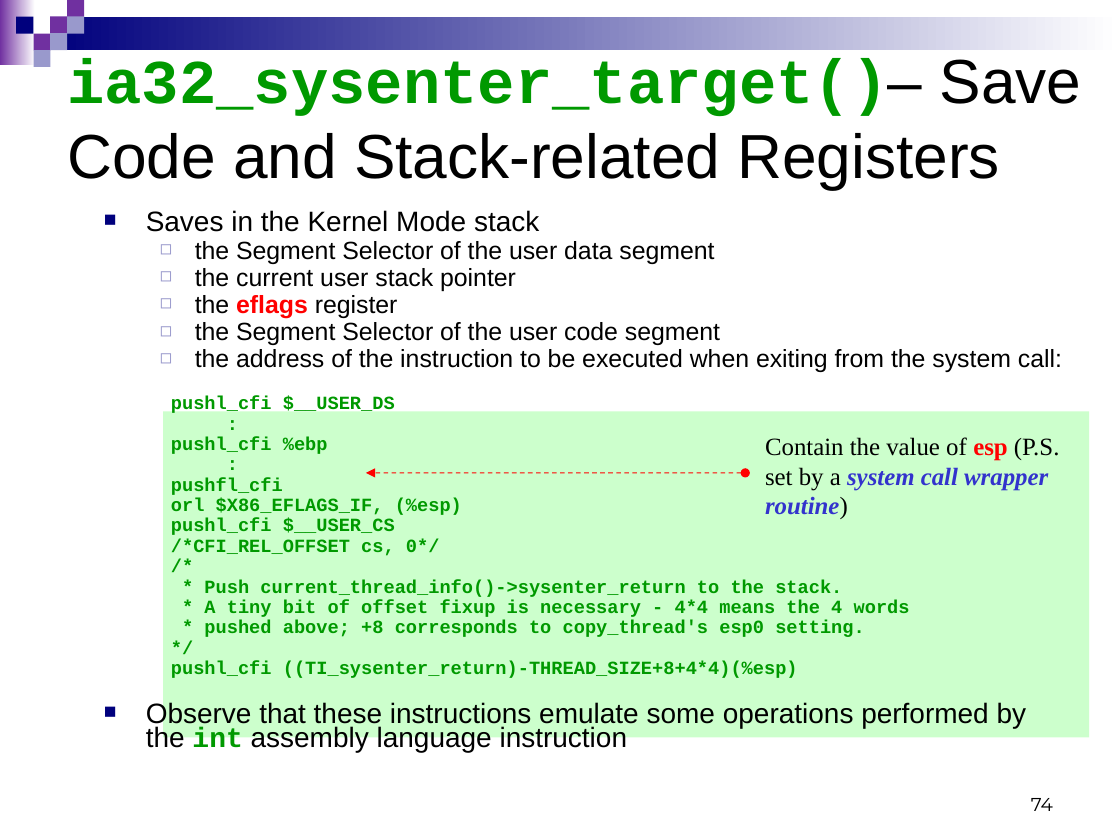
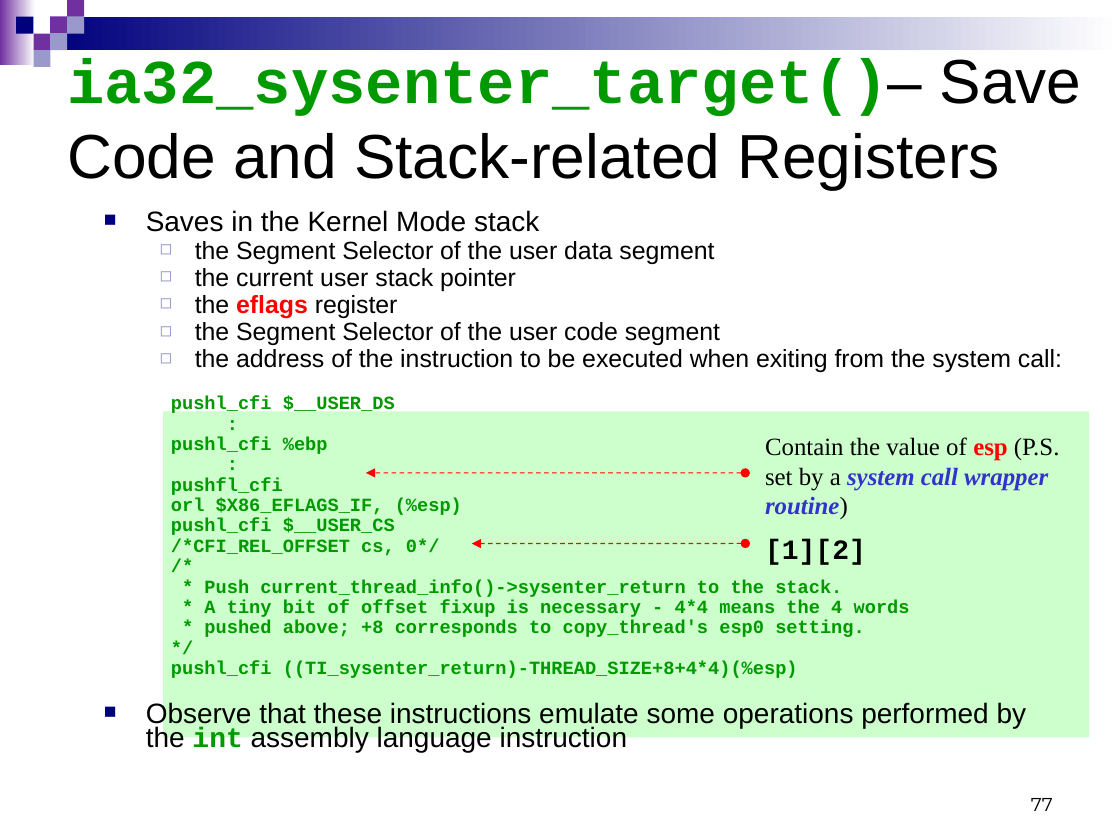
Before and after one commit to Cuda-Chen/Linux-Operating-System, a slide deck: slide 77 of linuxLecture_system_call_3_9.ppt (slide 74 before the commit). Drawn at 1120x840 pixels with LibreOffice and Linux fonts; fonts in the diff are those of the drawing. Boxes give left, top, right and bottom in pixels: in the first picture for what was removed or moved away, otherwise in the second. Text is boxed around its words. In the diff, an @@ line names an element or a change of style, - is before the commit and + after.

```diff
--- a/linuxLecture_system_call_3_9.ppt
+++ b/linuxLecture_system_call_3_9.ppt
@@ text added at (x1=765, y1=539, x2=866, y2=565), 18 pt, text #000000, bold @@
+[1][2]
@@ double arrow added from (745, 543) to (472, 543), #FF0000 0.74 pt dashed @@
@@ page number at (x1=1031, y1=798, x2=1053, y2=811): text changed @@
-74
+77
```
Also in this commit, not shown: 6 other slides changed, 4 slides added, 1 other file.
